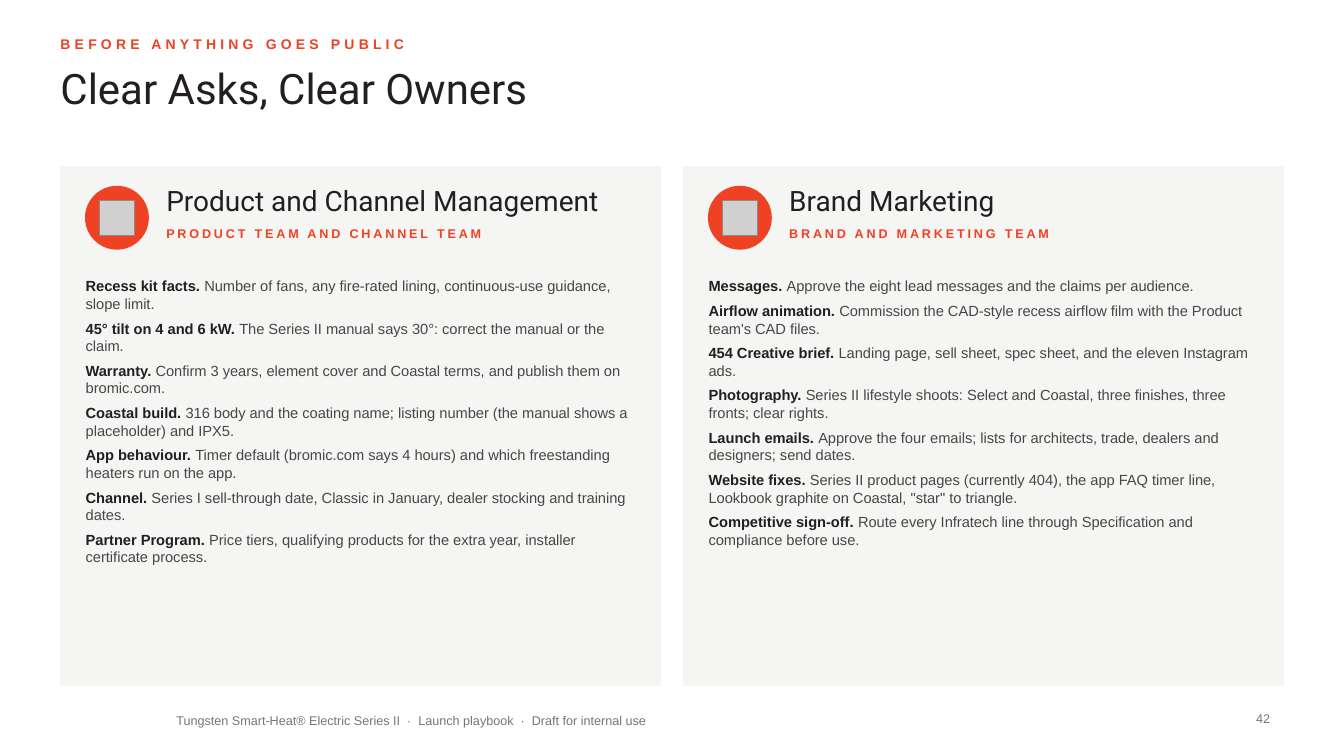
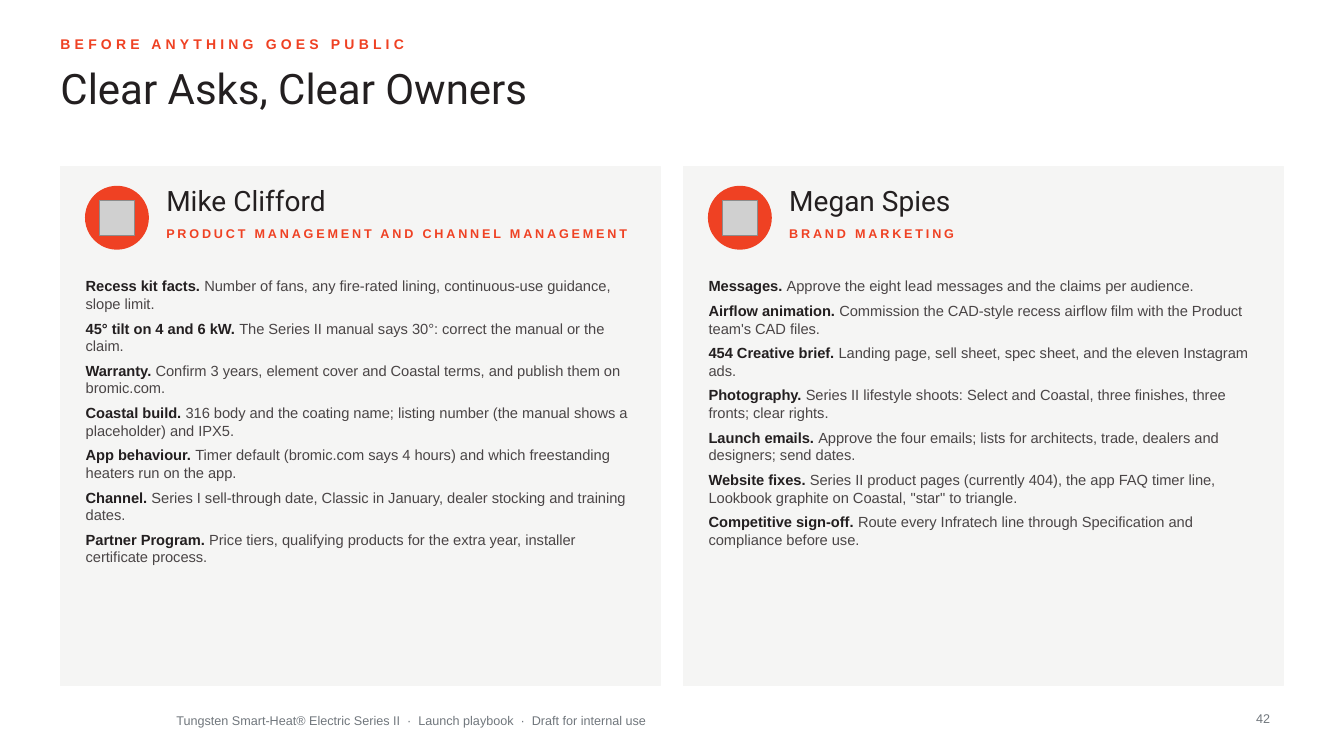
Before and after one commit to aayuvis/Bromic_Marketing, a slide deck: slide 42 of decks/Tungsten-Series-II-Launch-Playbook.pptx. Drawn at 1344x756 pixels with LibreOffice and Linux fonts; fonts in the diff are those of the drawing; grey boxes stand for pictures; background and template pictures are left out. Boxes give left, top, right and bottom in pixels: in the first picture for what was removed or moved away, otherwise in the second. Text is boxed around its words. In the diff, an @@ line names an element or a change of style, - is before the commit and + after.

```diff
--- a/decks/Tungsten-Series-II-Launch-Playbook.pptx
+++ b/decks/Tungsten-Series-II-Launch-Playbook.pptx
@@ text at (166,189,325,212): text changed @@
-Product and Channel Management
+Mike Clifford
@@ text at (789,191,951,217): text changed @@
-Brand Marketing
+Megan Spies
@@ text at (166,229,627,238): text changed @@
-PRODUCT TEAM AND CHANNEL TEAM
+PRODUCT MANAGEMENT AND CHANNEL MANAGEMENT
@@ text at (789,229,954,238): text changed @@
-BRAND AND MARKETING TEAM
+BRAND MARKETING
```
Also in this commit, not shown: 2 other files.
